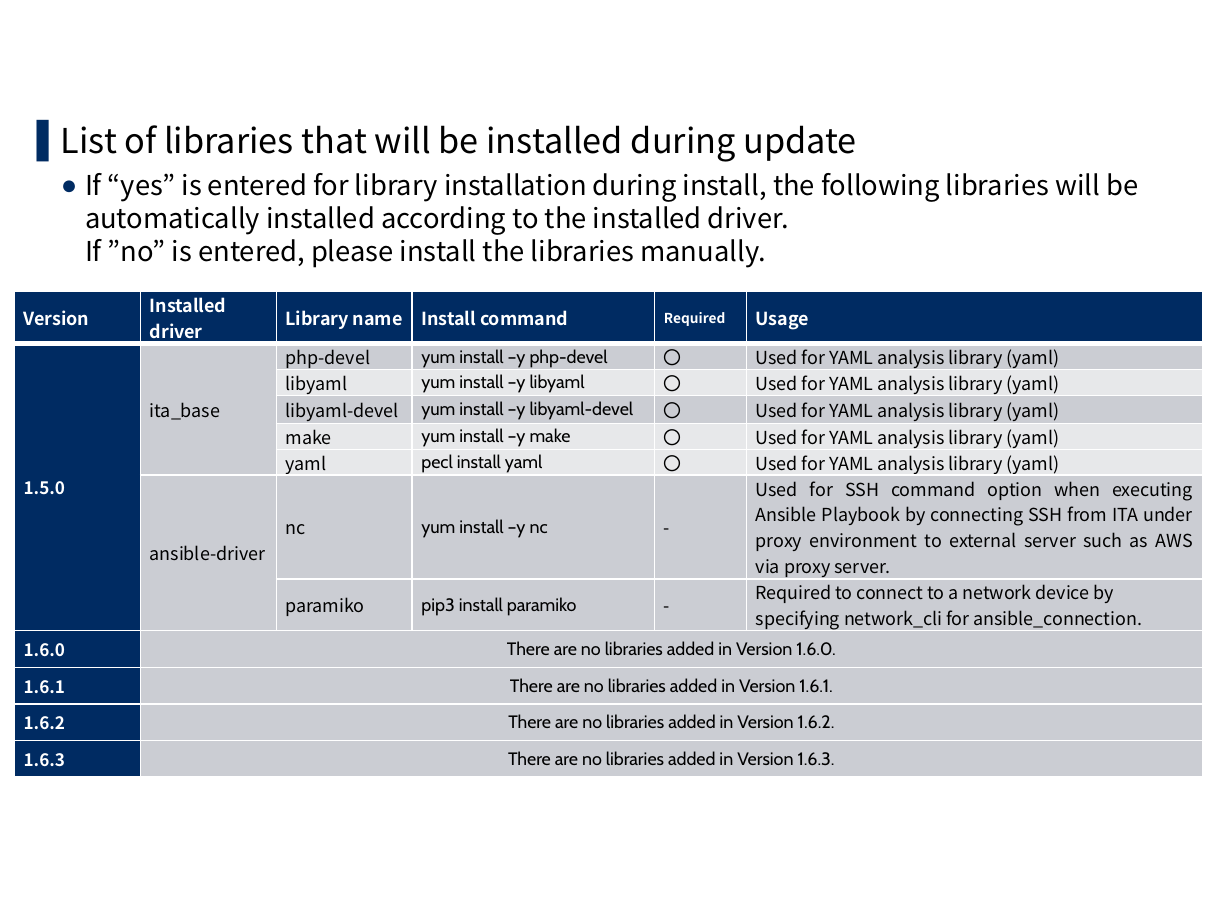
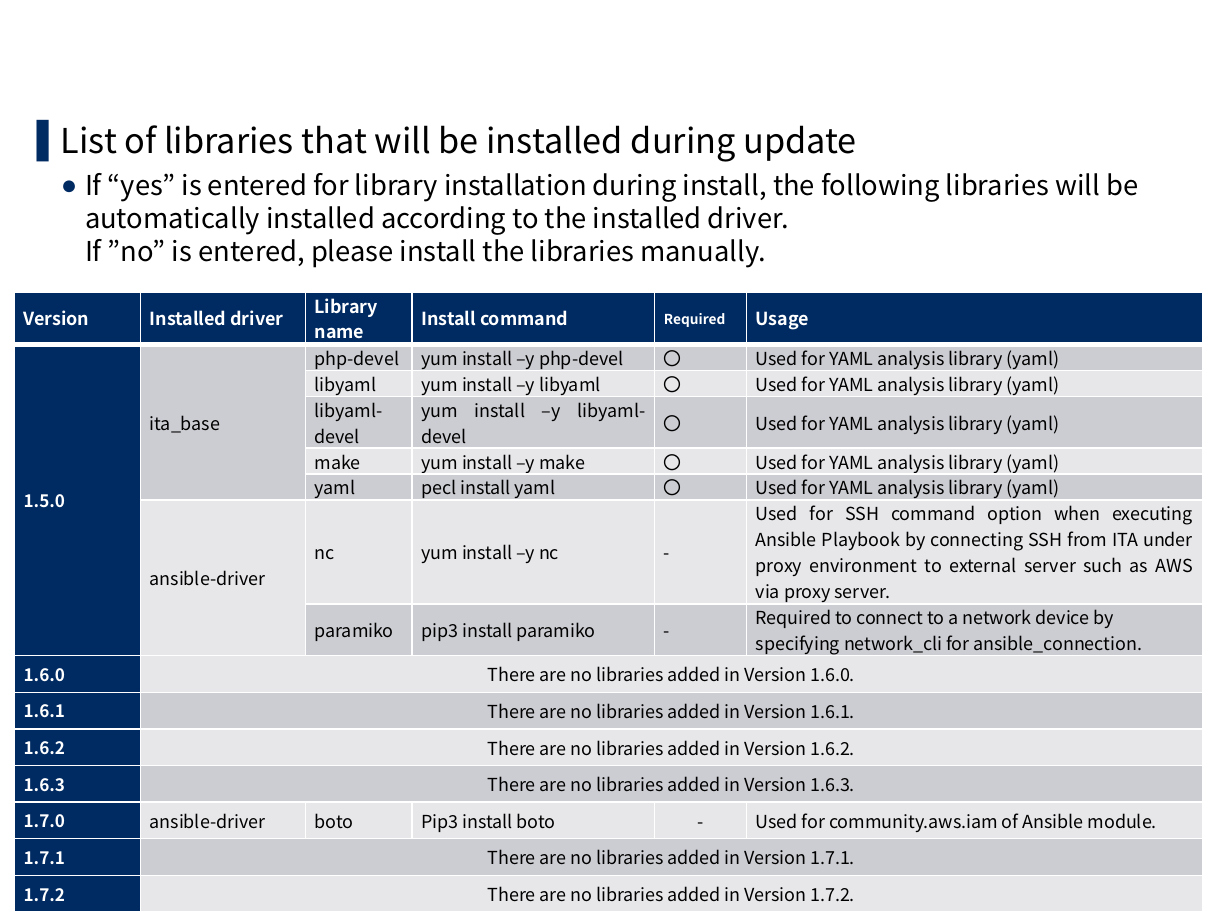
Before and after one commit to exastro-suite/it-automation-docs, a slide deck: slide 14 of asset/Learn/ITA-version-up.pptx. Drawn at 1232x924 pixels with LibreOffice and Linux fonts; fonts in the diff are those of the drawing; background and template pictures are left out. Boxes give left, top, right and bottom in pixels: in the first picture for what was removed or moved away, otherwise in the second. Text is boxed around its words. In the diff, an @@ line names an element or a change of style, - is before the commit and + after.

```diff
--- a/asset/Learn/ITA-version-up.pptx
+++ b/asset/Learn/ITA-version-up.pptx
@@ table at box(15, 292, 1204, 906) @@
+row 13: 1.7.0 | ansible-driver | boto | Pip3 install boto | - | Used for community.aws.iam of Ansible module.
+row 14: 1.7.1 | There are no libraries added in Version 1.7.1. |  |  |  | 
+row 15: 1.7.2 | There are no libraries added in Version 1.7.2. |  |  |  | 
```
Also in this commit, not shown: 6 other slides changed, 1 slide added, 11 other files.
